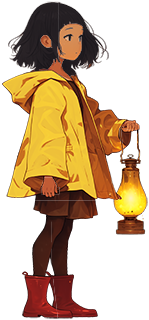
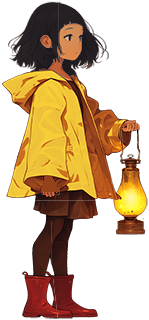
Revision of a layered 149x320 image; what changed, layer by layer:
painted on "Coat_Body" over 89, 97, 99, 106
painted on "Coat_Hem" over 41, 177, 60, 192
painted on "Leg_Lower_L" over 33, 242, 41, 246
